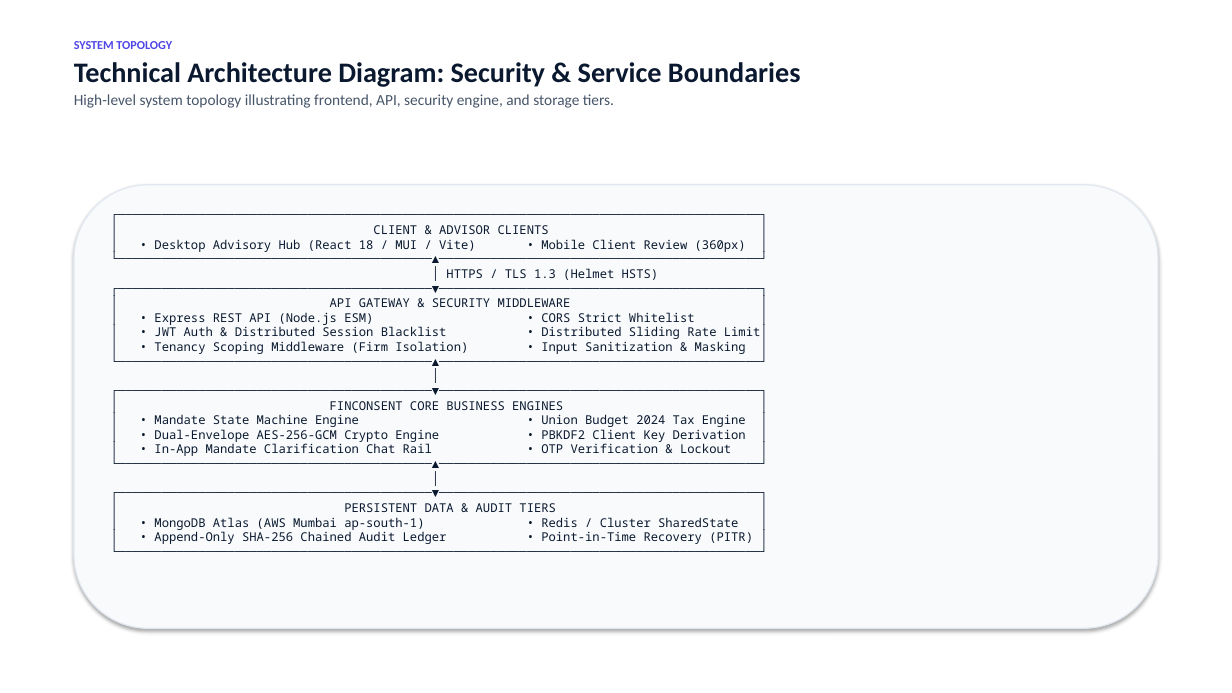
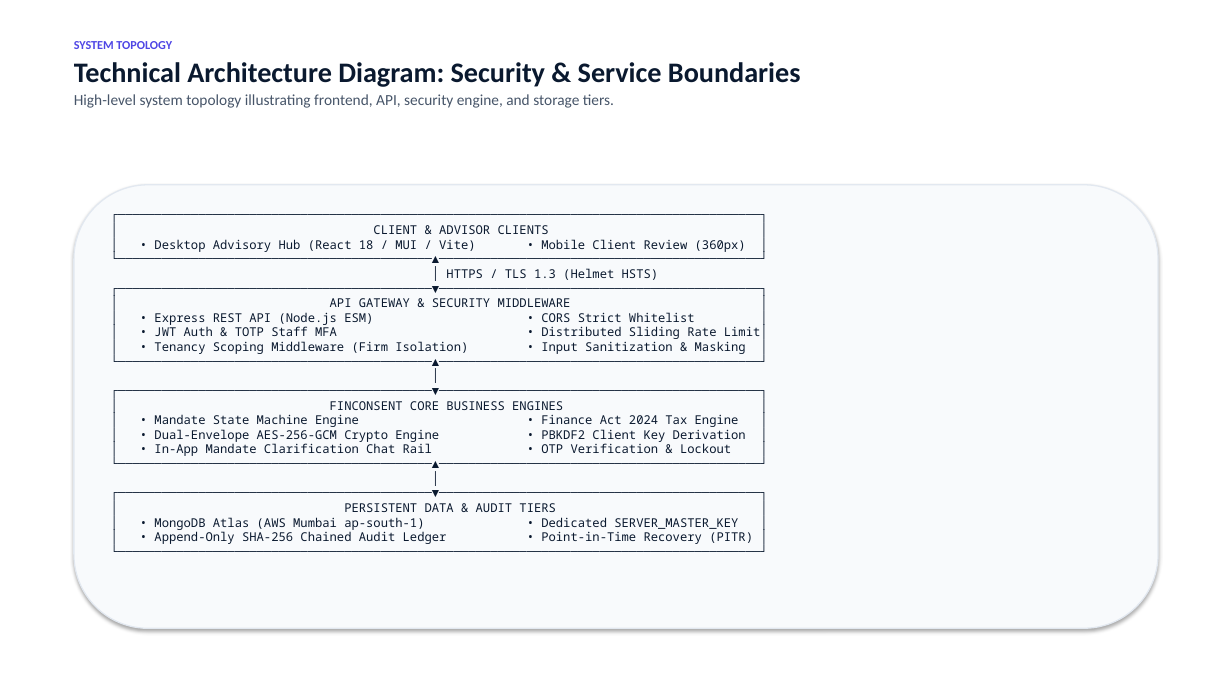
Before and after one commit to AtharvaSDeshpande/FinConsent, a slide deck: slide 19 of FinConsent-Client-Presentation.pptx. Drawn at 1232x693 pixels with LibreOffice and Linux fonts; fonts in the diff are those of the drawing. Boxes give left, top, right and bottom in pixels: in the first picture for what was removed or moved away, otherwise in the second. Text is boxed around its words. In the diff, an @@ line names an element or a change of style, - is before the commit and + after.

Commit message:
ship: production deployment hardening, MongoDB Atlas connectivity, and fullstack remediations

```diff
--- a/FinConsent-Client-Presentation.pptx
+++ b/FinConsent-Client-Presentation.pptx
@@ text at (x1=154, y1=225, x2=768, y2=544): text changed @@
-┌────────────────────────────────────────────────────────────────────────────────────────┐
-│ CLIENT & ADVISOR CLIENTS │
-│ • Desktop Advisory Hub (React 18 / MUI / Vite) • Mobile Client Review (360px) │
-└───────────────────────────────────────────▲────────────────────────────────────────────┘
-│ HTTPS / TLS 1.3 (Helmet HSTS)
-┌───────────────────────────────────────────▼────────────────────────────────────────────┐
-│ API GATEWAY & SECURITY MIDDLEWARE │
-│ • Express REST API (Node.js ESM) • CORS Strict Whitelist │
-│ • JWT Auth & Distributed Session Blacklist • Distributed Sliding Rate Limit│
-│ • Tenancy Scoping Middleware (Firm Isolation) • Input Sanitization & Masking │
-└───────────────────────────────────────────▲────────────────────────────────────────────┘
-│
-┌───────────────────────────────────────────▼────────────────────────────────────────────┐
-│ FINCONSENT CORE BUSINESS ENGINES │
-│ • Mandate State Machine Engine • Union Budget 2024 Tax Engine │
-│ • Dual-Envelope AES-256-GCM Crypto Engine • PBKDF2 Client Key Derivation │
-│ • In-App Mandate Clarification Chat Rail • OTP Verification & Lockout │
-└───────────────────────────────────────────▲────────────────────────────────────────────┘
-│
-┌───────────────────────────────────────────▼────────────────────────────────────────────┐
-│ PERSISTENT DATA & AUDIT TIERS │
-│ • MongoDB Atlas (AWS Mumbai ap-south-1) • Redis / Cluster SharedState │
-│ • Append-Only SHA-256 Chained Audit Ledger • Point-in-Time Recovery (PITR) │
-└────────────────────────────────────────────────────────────────────────────────────────┘
+┌────────────────────────────────────────────────────────────────────────────────────────┐
+│ CLIENT & ADVISOR CLIENTS │
+│ • Desktop Advisory Hub (React 18 / MUI / Vite) • Mobile Client Review (360px) │
+└───────────────────────────────────────────▲────────────────────────────────────────────┘
+│ HTTPS / TLS 1.3 (Helmet HSTS)
+┌───────────────────────────────────────────▼────────────────────────────────────────────┐
+│ API GATEWAY & SECURITY MIDDLEWARE │
+│ • Express REST API (Node.js ESM) • CORS Strict Whitelist │
+│ • JWT Auth & TOTP Staff MFA • Distributed Sliding Rate Limit│
+│ • Tenancy Scoping Middleware (Firm Isolation) • Input Sanitization & Masking │
+└───────────────────────────────────────────▲────────────────────────────────────────────┘
+│
+┌───────────────────────────────────────────▼────────────────────────────────────────────┐
+│ FINCONSENT CORE BUSINESS ENGINES │
+│ • Mandate State Machine Engine • Finance Act 2024 Tax Engine │
+│ • Dual-Envelope AES-256-GCM Crypto Engine • PBKDF2 Client Key Derivation │
+│ • In-App Mandate Clarification Chat Rail • OTP Verification & Lockout │
+└───────────────────────────────────────────▲────────────────────────────────────────────┘
+│
+┌───────────────────────────────────────────▼────────────────────────────────────────────┐
+│ PERSISTENT DATA & AUDIT TIERS │
+│ • MongoDB Atlas (AWS Mumbai ap-south-1) • Dedicated SERVER_MASTER_KEY │
+│ • Append-Only SHA-256 Chained Audit Ledger • Point-in-Time Recovery (PITR) │
+└────────────────────────────────────────────────────────────────────────────────────────┘
```
Also in this commit, not shown: 25 other slides changed, 1 slide added, 1 slide removed, 49 other files.
